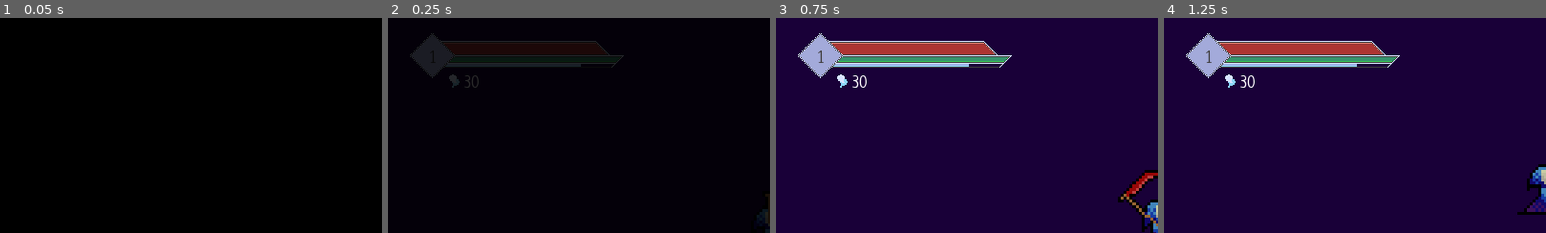
Above: before the commit, frames 1-4 (left to right).
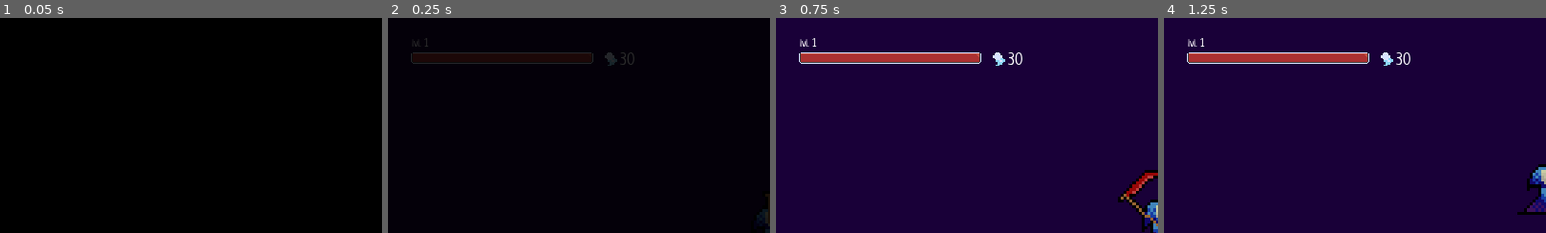
Above: after the commit, the same moments.

Repository: icherevatyi/GrimEdvard_old
Game: Godot game, scene res://Scenes/Levels/Test_lvl.tscn
The game is run twice, just before and just after one commit, with the same random seed, the same clock (stepped at 60 frames per second) and the same inputs. The engine's default icon, where the game draws it, is replaced by a stand-in: a white triangle on a blue panel in a dark square.
Inputs (mouse positions are % of the whole screen's width and height, from its top left):
- Up to frame 1 (0.05 s): no input
- Up to frame 2 (0.25 s): no input
- Up to frame 3 (0.75 s): move the mouse to (72, 45) at 0.52 s; hold Right (ui_right) from 0.53 s (still down); hold 1 (ui_action_1) from 0.53 s (still down)
- Up to frame 4 (1.25 s): keep holding Right (ui_right); keep holding 1 (ui_action_1); tap Up (ui_up) at 0.77, 1.07 s; click (72, 45) at 0.8 s
The pictures show only the part of the screen within x 0-50%, y 0-50%; the shares and areas given below are measured in that part.

Frame 1 is identical in both runs. In frame 2, 2.8% of the frame differs, in the area x 5-65%, y 7-33%; in frame 3, 6.5%; in frame 4, 6.5%.

Commit message:
added new HUD

Diff:
--- a/Scenes/Characters/Player/Player.tscn
+++ b/Scenes/Characters/Player/Player.tscn
@@ -8,13 +8,14 @@
 [ext_resource path="res://Resources/audio/player_sounds/getting_hit.wav" type="AudioStream" id=6]
 [ext_resource path="res://Resources/audio/movement_sounds/player_footsteps_1.wav" type="AudioStream" id=7]
 [ext_resource path="res://Scenes/Characters/Misc/Camera.tscn" type="PackedScene" id=8]
-[ext_resource path="res://Resources/Img/GUI/HUD_map.png" type="Texture" id=9]
-[ext_resource path="res://Resources/Img/GUI/buttons_map.png" type="Texture" id=10]
-[ext_resource path="res://Resources/Img/GUI/btn_dir_jump.png" type="Texture" id=11]
-[ext_resource path="res://Scenes/Helpers/GUI_font.tres" type="DynamicFont" id=12]
-[ext_resource path="res://Resources/audio/gackground_sounds/night_sounds_calm.wav" type="AudioStream" id=13]
-[ext_resource path="res://Resources/audio/gackground_sounds/medieval_intro_music.wav" type="AudioStream" id=14]
-[ext_resource path="res://Scripts/Block.gd" type="Script" id=15]
+[ext_resource path="res://Resources/Img/GUI/buttons_map.png" type="Texture" id=9]
+[ext_resource path="res://Resources/Img/GUI/btn_dir_jump.png" type="Texture" id=10]
+[ext_resource path="res://Scenes/Helpers/lvl_font.tres" type="DynamicFont" id=11]
+[ext_resource path="res://Resources/Img/GUI/HUD_map.png" type="Texture" id=12]
+[ext_resource path="res://Scenes/Helpers/GUI_font.tres" type="DynamicFont" id=13]
+[ext_resource path="res://Resources/audio/gackground_sounds/night_sounds_calm.wav" type="AudioStream" id=14]
+[ext_resource path="res://Resources/audio/gackground_sounds/medieval_intro_music.wav" type="AudioStream" id=15]
+[ext_resource path="res://Scripts/Block.gd" type="Script" id=16]
 
 [sub_resource type="AtlasTexture" id=1]
 atlas = ExtResource( 2 )
@@ -299,7 +300,7 @@
 "values": [ true, false ]
 }
 tracks/3/type = "value"
-tracks/3/path = NodePath("HUD/MainHPBar:modulate")
+tracks/3/path = NodePath("GUI/HUD/HPBar:modulate")
 tracks/3/interp = 1
 tracks/3/loop_wrap = true
 tracks/3/imported = false
@@ -501,114 +502,110 @@
 
 [sub_resource type="AtlasTexture" id=39]
 atlas = ExtResource( 9 )
-region = Rect2( 67, 2, 227, 21 )
+region = Rect2( 0, 67, 66, 66 )
 
 [sub_resource type="AtlasTexture" id=40]
 atlas = ExtResource( 9 )
-region = Rect2( 67, 23, 225, 20 )
+region = Rect2( 67, 67, 66, 66 )
 
 [sub_resource type="AtlasTexture" id=41]
-atlas = ExtResource( 10 )
-region = Rect2( 0, 67, 66, 66 )
+atlas = ExtResource( 9 )
+region = Rect2( 0, 0, 66, 66 )
 
 [sub_resource type="AtlasTexture" id=42]
-atlas = ExtResource( 10 )
-region = Rect2( 67, 67, 66, 66 )
+atlas = ExtResource( 9 )
+region = Rect2( 67, 0, 66, 66 )
 
 [sub_resource type="AtlasTexture" id=43]
-atlas = ExtResource( 10 )
-region = Rect2( 0, 0, 66, 66 )
+atlas = ExtResource( 9 )
+region = Rect2( 0, 134, 66, 66 )
 
 [sub_resource type="AtlasTexture" id=44]
-atlas = ExtResource( 10 )
-region = Rect2( 67, 0, 66, 66 )
+atlas = ExtResource( 9 )
+region = Rect2( 67, 134, 66, 66 )
 
 [sub_resource type="AtlasTexture" id=45]
-atlas = ExtResource( 10 )
-region = Rect2( 0, 134, 66, 66 )
+atlas = ExtResource( 9 )
+region = Rect2( 134, 67, 66, 66 )
 
 [sub_resource type="AtlasTexture" id=46]
-atlas = ExtResource( 10 )
-region = Rect2( 67, 134, 66, 66 )
+atlas = ExtResource( 9 )
+region = Rect2( 201, 67, 66, 66 )
 
 [sub_resource type="AtlasTexture" id=47]
-atlas = ExtResource( 10 )
-region = Rect2( 134, 67, 66, 66 )
+atlas = ExtResource( 9 )
+region = Rect2( 134, 0, 66, 66 )
 
 [sub_resource type="AtlasTexture" id=48]
-atlas = ExtResource( 10 )
-region = Rect2( 201, 67, 66, 66 )
+atlas = ExtResource( 9 )
+region = Rect2( 201, 0, 66, 66 )
 
 [sub_resource type="AtlasTexture" id=49]
-atlas = ExtResource( 10 )
-region = Rect2( 134, 0, 66, 66 )
+atlas = ExtResource( 9 )
+region = Rect2( 134, 201, 66, 66 )
 
 [sub_resource type="AtlasTexture" id=50]
-atlas = ExtResource( 10 )
-region = Rect2( 201, 0, 66, 66 )
+atlas = ExtResource( 9 )
+region = Rect2( 201, 201, 66, 66 )
 
 [sub_resource type="AtlasTexture" id=51]
-atlas = ExtResource( 10 )
-region = Rect2( 134, 201, 66, 66 )
+atlas = ExtResource( 9 )
+region = Rect2( 0, 201, 66, 66 )
 
 [sub_resource type="AtlasTexture" id=52]
-atlas = ExtResource( 10 )
-region = Rect2( 201, 201, 66, 66 )
-
-[sub_resource type="AtlasTexture" id=77]
-atlas = ExtResource( 10 )
-region = Rect2( 0, 201, 66, 66 )
-
-[sub_resource type="AtlasTexture" id=78]
-atlas = ExtResource( 10 )
+atlas = ExtResource( 9 )
 region = Rect2( 67, 201, 66, 66 )
 
 [sub_resource type="AtlasTexture" id=53]
-atlas = ExtResource( 10 )
+atlas = ExtResource( 9 )
 region = Rect2( 143, 134, 54, 47 )
 
 [sub_resource type="AtlasTexture" id=54]
-atlas = ExtResource( 9 )
-region = Rect2( 56, 61, 235, 10 )
+atlas = ExtResource( 12 )
+region = Rect2( 2, 14, 244, 15 )
 
 [sub_resource type="AtlasTexture" id=55]
-atlas = ExtResource( 9 )
-region = Rect2( 56, 71, 233, 10 )
+atlas = ExtResource( 12 )
+region = Rect2( 2, 29, 244, 15 )
 
 [sub_resource type="AtlasTexture" id=56]
-atlas = ExtResource( 9 )
-region = Rect2( 49, 82, 232, 7 )
+atlas = ExtResource( 12 )
+region = Rect2( 2, 44, 171, 13 )
 
 [sub_resource type="AtlasTexture" id=57]
-atlas = ExtResource( 9 )
-region = Rect2( 49, 89, 230, 7 )
+atlas = ExtResource( 12 )
+region = Rect2( 2, 57, 171, 13 )
 
 [sub_resource type="AtlasTexture" id=58]
-atlas = ExtResource( 9 )
-region = Rect2( 38, 64, 9, 10 )
+atlas = ExtResource( 12 )
+region = Rect2( 2, 2, 8, 10 )
 
 [sub_resource type="AtlasTexture" id=59]
-atlas = ExtResource( 9 )
-region = Rect2( 3, 2, 61, 61 )
-
-[sub_resource type="CapsuleShape2D" id=60]
+atlas = ExtResource( 12 )
+region = Rect2( 2, 70, 276, 11 )
+
+[sub_resource type="AtlasTexture" id=60]
+atlas = ExtResource( 12 )
+region = Rect2( 2, 81, 276, 11 )
+
+[sub_resource type="CapsuleShape2D" id=61]
 radius = 5.41665
 height = 5.87008
 
-[sub_resource type="Gradient" id=61]
+[sub_resource type="Gradient" id=62]
 colors = PoolColorArray( 0.651367, 0.804695, 0.90625, 1, 0.664063, 0.976379, 1, 1 )
 
-[sub_resource type="GradientTexture" id=62]
-gradient = SubResource( 61 )
-
-[sub_resource type="Curve" id=63]
+[sub_resource type="GradientTexture" id=63]
+gradient = SubResource( 62 )
+
+[sub_resource type="Curve" id=64]
 _data = [ Vector2( 0, 0.6903 ), 0.0, 0.0, 0, 0, Vector2( 0.999469, 0.28 ), 0.0, 0.0, 0, 0 ]
 
-[sub_resource type="CurveTexture" id=64]
+[sub_resource type="CurveTexture" id=65]
 width = 50
-curve = SubResource( 63 )
-
-[sub_resource type="ParticlesMaterial" id=65]
+curve = SubResource( 64 )
+
+[sub_resource type="ParticlesMaterial" id=66]
 emission_shape = 2
 emission_box_extents = Vector3( 4, 6, 1 )
 flag_disable_z = true
@@ -619,56 +616,58 @@
 orbit_velocity = 0.0
 orbit_velocity_random = 0.0
 damping = 65.0
-scale_curve = SubResource( 64 )
-color_ramp = SubResource( 62 )
-
-[sub_resource type="RectangleShape2D" id=66]
+scale_curve = SubResource( 65 )
+color_ramp = SubResource( 63 )
+
+[sub_resource type="RectangleShape2D" id=67]
 extents = Vector2( 8, 10 )
 
-[sub_resource type="Gradient" id=67]
+[sub_resource type="Gradient" id=68]
 colors = PoolColorArray( 0.137255, 0.180392, 0.466667, 0.588235, 0.533333, 0.866667, 0.956863, 0.588235 )
 
-[sub_resource type="GradientTexture" id=68]
-gradient = SubResource( 67 )
-
-[sub_resource type="Curve" id=69]
+[sub_resource type="GradientTexture" id=69]
+gradient = SubResource( 68 )
+
+[sub_resource type="Curve" id=70]
 _data = [ Vector2( 0, 1 ), 0.0, 0.0, 0, 0, Vector2( 1, 0.3647 ), 0.0, 0.0, 0, 0 ]
 
-[sub_resource type="CurveTexture" id=70]
-curve = SubResource( 69 )
-
-[sub_resource type="ParticlesMaterial" id=71]
+[sub_resource type="CurveTexture" id=71]
+curve = SubResource( 70 )
+
+[sub_resource type="ParticlesMaterial" id=72]
 emission_shape = 1
 emission_sphere_radius = 10.0
 flag_disable_z = true
 gravity = Vector3( 0, 0, 0 )
+angular_velocity = 1.04883e-008
 orbit_velocity = 0.0
 orbit_velocity_random = 0.0
-scale_curve = SubResource( 70 )
-color_ramp = SubResource( 68 )
-
-[sub_resource type="Gradient" id=72]
+scale_curve = SubResource( 71 )
+color_ramp = SubResource( 69 )
+
+[sub_resource type="Gradient" id=73]
 offsets = PoolRealArray( 0, 0.248908, 1 )
 colors = PoolColorArray( 0.476563, 0, 0, 1, 0.945098, 0.458824, 0.0313726, 0.839216, 0.997772, 1, 0.714844, 1 )
 
-[sub_resource type="GradientTexture" id=73]
-gradient = SubResource( 72 )
-
-[sub_resource type="Curve" id=74]
+[sub_resource type="GradientTexture" id=74]
+gradient = SubResource( 73 )
+
+[sub_resource type="Curve" id=75]
 _data = [ Vector2( 0, 0.7464 ), 0.0, 0.0, 0, 0, Vector2( 1, 0.2096 ), 0.0, 0.0, 0, 0 ]
 
-[sub_resource type="CurveTexture" id=75]
-curve = SubResource( 74 )
-
-[sub_resource type="ParticlesMaterial" id=76]
+[sub_resource type="CurveTexture" id=76]
+curve = SubResource( 75 )
+
+[sub_resource type="ParticlesMaterial" id=77]
 flag_disable_z = true
 gravity = Vector3( 0, 0, 0 )
 initial_velocity = 35.0
 initial_velocity_random = 0.64
+angular_velocity = 6.18238e-033
 orbit_velocity = 0.0
 orbit_velocity_random = 0.0
-scale_curve = SubResource( 75 )
-color_ramp = SubResource( 73 )
+scale_curve = SubResource( 76 )
+color_ramp = SubResource( 74 )
 
 [node name="Player" type="KinematicBody2D"]
 collision_mask = 12
@@ -722,21 +721,9 @@
 shape = SubResource( 38 )
 disabled = true
 
-[node name="HUD" type="CanvasLayer" parent="."]
-
-[node name="MainHPBar" type="TextureProgress" parent="HUD"]
-editor/display_folded = true
-margin_left = 71.0
-margin_top = 30.6534
-margin_right = 298.0
-margin_bottom = 51.6534
-value = 100.0
-texture_under = SubResource( 39 )
-texture_progress = SubResource( 40 )
-
-[node name="Tween" type="Tween" parent="HUD/MainHPBar"]
-
-[node name="ActionBtns" type="Control" parent="HUD"]
+[node name="GUI" type="CanvasLayer" parent="."]
+
+[node name="ActionBtns" type="Control" parent="GUI"]
 anchor_right = 1.0
 anchor_bottom = 1.0
 margin_top = -0.346598
@@ -745,146 +732,160 @@
 "_edit_lock_": true
 }
 
-[node name="TouchLeft" type="TouchScreenButton" parent="HUD/ActionBtns"]
+[node name="TouchLeft" type="TouchScreenButton" parent="GUI/ActionBtns"]
 position = Vector2( 51.7209, 490 )
+normal = SubResource( 39 )
+pressed = SubResource( 40 )
+passby_press = true
+action = "ui_left"
+visibility_mode = 1
+
+[node name="TouchRight" type="TouchScreenButton" parent="GUI/ActionBtns"]
+position = Vector2( 181.721, 490 )
 normal = SubResource( 41 )
 pressed = SubResource( 42 )
 passby_press = true
-action = "ui_left"
+action = "ui_right"
 visibility_mode = 1
 
-[node name="TouchRight" type="TouchScreenButton" parent="HUD/ActionBtns"]
-position = Vector2( 181.721, 490 )
+[node name="TouchUp" type="TouchScreenButton" parent="GUI/ActionBtns"]
+position = Vector2( 122, 420 )
 normal = SubResource( 43 )
 pressed = SubResource( 44 )
 passby_press = true
-action = "ui_right"
+action = "ui_up"
 visibility_mode = 1
 
-[node name="TouchUp" type="TouchScreenButton" parent="HUD/ActionBtns"]
-position = Vector2( 122, 420 )
+[node name="TouchUpLeft" type="TouchScreenButton" parent="GUI/ActionBtns"]
+position = Vector2( 30, 400 )
+normal = ExtResource( 10 )
+passby_press = true
+action = "ui_left_up"
+visibility_mode = 1
+
+[node name="TouchUpRight" type="TouchScreenButton" parent="GUI/ActionBtns"]
+position = Vector2( 190.721, 400 )
+normal = ExtResource( 10 )
+passby_press = true
+action = "ui_right_up"
+visibility_mode = 1
+
+[node name="TouchPick" type="TouchScreenButton" parent="GUI/ActionBtns"]
+position = Vector2( 763.721, 448 )
 normal = SubResource( 45 )
 pressed = SubResource( 46 )
 passby_press = true
-action = "ui_up"
+action = "ui_accept"
 visibility_mode = 1
 
-[node name="TouchUpLeft" type="TouchScreenButton" parent="HUD/ActionBtns"]
-position = Vector2( 30, 400 )
-normal = ExtResource( 11 )
-passby_press = true
-action = "ui_left_up"
-visibility_mode = 1
-
-[node name="TouchUpRight" type="TouchScreenButton" parent="HUD/ActionBtns"]
-position = Vector2( 190.721, 400 )
-normal = ExtResource( 11 )
-passby_press = true
-action = "ui_right_up"
-visibility_mode = 1
-
-[node name="TouchPick" type="TouchScreenButton" parent="HUD/ActionBtns"]
-position = Vector2( 763.721, 448 )
+[node name="TouchAttack" type="TouchScreenButton" parent="GUI/ActionBtns"]
+position = Vector2( 878.721, 415 )
+scale = Vector2( 1.5, 1.5 )
 normal = SubResource( 47 )
 pressed = SubResource( 48 )
 passby_press = true
-action = "ui_accept"
+action = "ui_attack"
 visibility_mode = 1
 
-[node name="TouchAttack" type="TouchScreenButton" parent="HUD/ActionBtns"]
-position = Vector2( 878.721, 415 )
-scale = Vector2( 1.5, 1.5 )
+[node name="TouchHeal" type="TouchScreenButton" parent="GUI/ActionBtns"]
+position = Vector2( 800, 330.347 )
 normal = SubResource( 49 )
 pressed = SubResource( 50 )
-passby_press = true
-action = "ui_attack"
+action = "ui_action_1"
 visibility_mode = 1
 
-[node name="TouchHeal" type="TouchScreenButton" parent="HUD/ActionBtns"]
-position = Vector2( 800, 330.347 )
+[node name="TouchBlock" type="TouchScreenButton" parent="GUI/ActionBtns"]
+position = Vector2( 920, 300.347 )
 normal = SubResource( 51 )
 pressed = SubResource( 52 )
-action = "ui_action_1"
-visibility_mode = 1
-
-[node name="TouchBlock" type="TouchScreenButton" parent="HUD/ActionBtns"]
-position = Vector2( 920, 300.347 )
-normal = SubResource( 77 )
-pressed = SubResource( 78 )
 action = "ui_block"
 visibility_mode = 1
 
-[node name="TouchOptions" type="TouchScreenButton" parent="HUD/ActionBtns"]
+[node name="TouchOptions" type="TouchScreenButton" parent="GUI/ActionBtns"]
 position = Vector2( 940, 30 )
 normal = SubResource( 53 )
 passby_press = true
 action = "ui_cancel"
 visibility_mode = 1
 
-[node name="StamBar" type="TextureProgress" parent="HUD"]
-margin_left = 81.0
-margin_top = 50.0
-margin_right = 316.0
-margin_bottom = 60.0
+[node name="HUD" type="Control" parent="GUI"]
+margin_right = 40.0
+margin_bottom = 40.0
+
+[node name="Lvl" type="Control" parent="GUI/HUD"]
+margin_left = 30.0
+margin_top = 20.0
+margin_right = 90.0
+margin_bottom = 80.0
+
+[node name="lvl_count" type="Label" parent="GUI/HUD/Lvl"]
+margin_left = -3.72092
+margin_top = 4.0
+margin_right = 30.2791
+margin_bottom = 24.0
+custom_fonts/font = ExtResource( 11 )
+text = "lvl. 1"
+align = 1
+valign = 1
+
+[node name="HPBar" type="TextureProgress" parent="GUI/HUD"]
+margin_left = 31.0
+margin_top = 46.0
+margin_right = 275.0
+margin_bottom = 61.0
 value = 100.0
 texture_under = SubResource( 54 )
 texture_progress = SubResource( 55 )
 
-[node name="EXPBar" type="TextureProgress" parent="HUD"]
-margin_left = 74.0
-margin_top = 60.0
-margin_right = 306.0
-margin_bottom = 67.0
-value = 80.0
+[node name="Tween" type="Tween" parent="GUI/HUD/HPBar"]
+
+[node name="StamBar" type="TextureProgress" parent="GUI/HUD"]
+visible = false
+margin_left = 31.0
+margin_top = 71.0
+margin_right = 202.0
+margin_bottom = 84.0
+value = 100.0
 texture_under = SubResource( 56 )
 texture_progress = SubResource( 57 )
 
-[node name="Souls" type="Control" parent="HUD"]
-editor/display_folded = true
+[node name="Tween" type="Tween" parent="GUI/HUD/StamBar"]
+
+[node name="Souls" type="Control" parent="GUI/HUD"]
 margin_left = 80.0
 margin_top = 74.0
 margin_right = 120.0
 margin_bottom = 114.0
 
-[node name="SoulsIndicator" type="Label" parent="HUD/Souls"]
-margin_left = 22.0
-margin_top = 1.0
-margin_right = 62.0
-margin_bottom = 29.0
-custom_fonts/font = ExtResource( 12 )
-text = "30"
-
-[node name="Tween" type="Tween" parent="HUD/Souls/SoulsIndicator"]
-
-[node name="TextureRect" type="TextureRect" parent="HUD/Souls"]
-margin_top = 1.0
-margin_right = 16.0
-margin_bottom = 19.0
+[node name="TextureRect" type="TextureRect" parent="GUI/HUD/Souls"]
+margin_left = 211.0
+margin_top = -28.0
+margin_right = 227.0
+margin_bottom = -10.0
 texture = SubResource( 58 )
 expand = true
 
-[node name="Lvl" type="Control" parent="HUD"]
-margin_left = 30.0
-margin_top = 20.0
-margin_right = 90.0
-margin_bottom = 80.0
-
-[node name="Lvl_bg" type="TextureRect" parent="HUD/Lvl"]
-margin_left = -1.0
-margin_right = 60.0
-margin_bottom = 61.0
-texture = SubResource( 59 )
-
-[node name="lvl_count" type="Label" parent="HUD/Lvl"]
-modulate = Color( 0.25098, 0.243137, 0.243137, 1 )
-margin_left = -1.0
-margin_top = 5.0
-margin_right = 60.0
-margin_bottom = 63.0
-custom_fonts/font = ExtResource( 12 )
-text = "1"
-align = 1
-valign = 1
+[node name="SoulsIndicator" type="Label" parent="GUI/HUD/Souls"]
+margin_left = 231.0
+margin_top = -29.0
+margin_right = 271.0
+margin_bottom = -1.0
+custom_fonts/font = ExtResource( 13 )
+text = "30"
+
+[node name="Tween" type="Tween" parent="GUI/HUD/Souls/SoulsIndicator"]
+
+[node name="EXPBar" type="TextureProgress" parent="GUI/HUD"]
+visible = false
+margin_left = 31.0
+margin_top = 108.0
+margin_right = 307.0
+margin_bottom = 119.0
+value = 80.0
+texture_under = SubResource( 59 )
+texture_progress = SubResource( 60 )
+
+[node name="Tween" type="Tween" parent="GUI/HUD/EXPBar"]
 
 [node name="HitBox" type="Area2D" parent="."]
 editor/display_folded = true
@@ -956,7 +957,7 @@
 amount = 50
 lifetime = 0.8
 speed_scale = 2.0
-process_material = SubResource( 71 )
+process_material = SubResource( 72 )
 
 [node name="BlockedStrike" type="Particles2D" parent="Block"]
 visible = false
@@ -966,7 +967,7 @@
 one_shot = true
 explosiveness = 1.0
 randomness = 1.0
-process_material = SubResource( 76 )
+process_material = SubResource( 77 )
 
 [connection signal="body_entered" from="PlayerWeaponHitRange" to="." method="_on_damage_dealt"]
 [connection signal="area_entered" from="HitBox" to="." method="_on_hit"]
--- /dev/null
+++ b/Scenes/Helpers/lvl_font.tres
@@ -0,0 +1,8 @@
+[gd_resource type="DynamicFont" load_steps=2 format=2]
+
+[sub_resource type="DynamicFontData" id=1]
+font_path = "res://Resources/fonts/Neucha.ttf"
+
+[resource]
+outline_color = Color( 0, 0, 0, 1 )
+font_data = SubResource( 1 )
--- a/Scripts/Player.gd
+++ b/Scripts/Player.gd
@@ -17,8 +17,8 @@
 var max_health = 200
 var max_health_limit = 200
 var current_health
-onready var healthbar = $HUD/MainHPBar
-onready var health_animation_node = $HUD/MainHPBar/Tween
+onready var healthbar = $GUI/HUD/HPBar
+onready var health_animation_node = $GUI/HUD/HPBar/Tween
 export(bool) var damage_received
 var is_dead = false
 
@@ -31,8 +31,8 @@
 	}
 
 #loot variables
-onready var souls_indicator = $HUD/Souls/SoulsIndicator
-onready var souls_animator = $HUD/Souls/SoulsIndicator/Tween
+onready var souls_indicator = $GUI/HUD/Souls/SoulsIndicator
+onready var souls_animator = $GUI/HUD/Souls/SoulsIndicator/Tween
 
 var souls_total = 30
 var prev_souls
Binary file changed: Resources/Img/GUI/HUD_map.png
Not shown: 5 places in Scenes/Characters/Player/Player.tscn that only renumber resources
